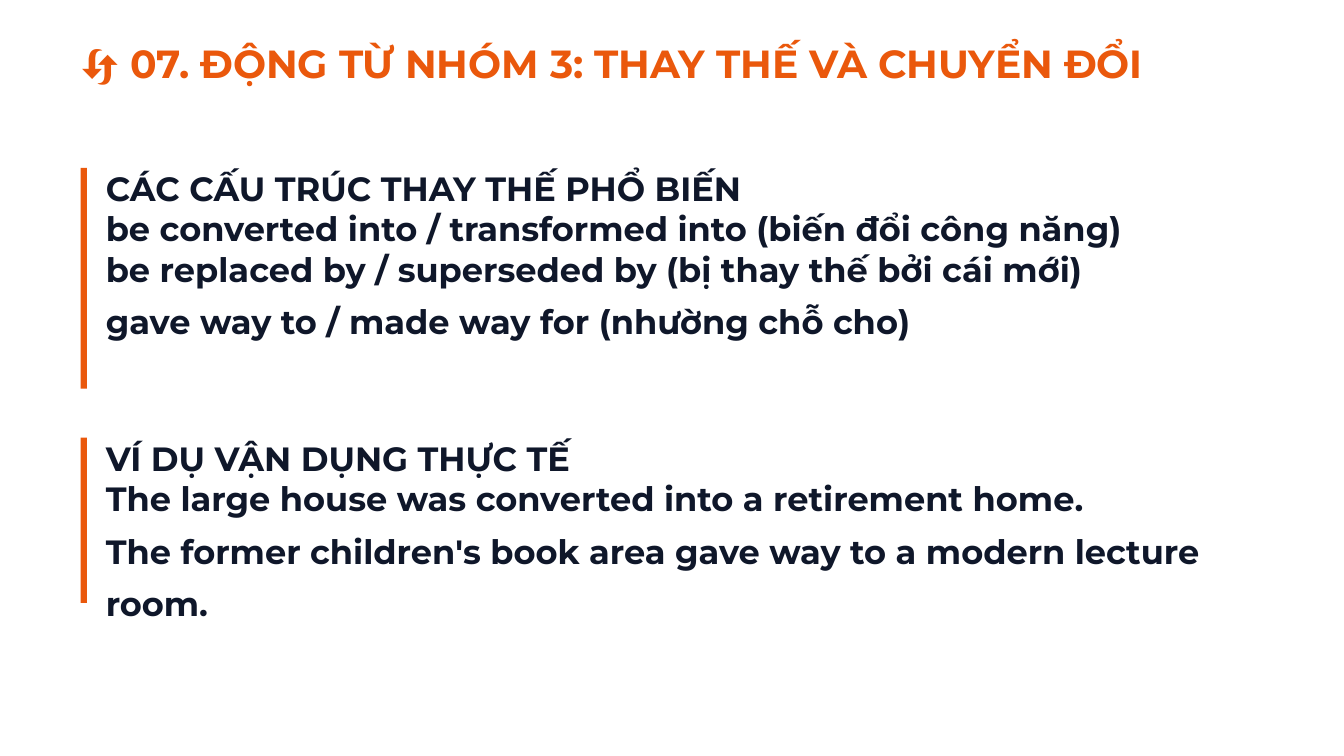
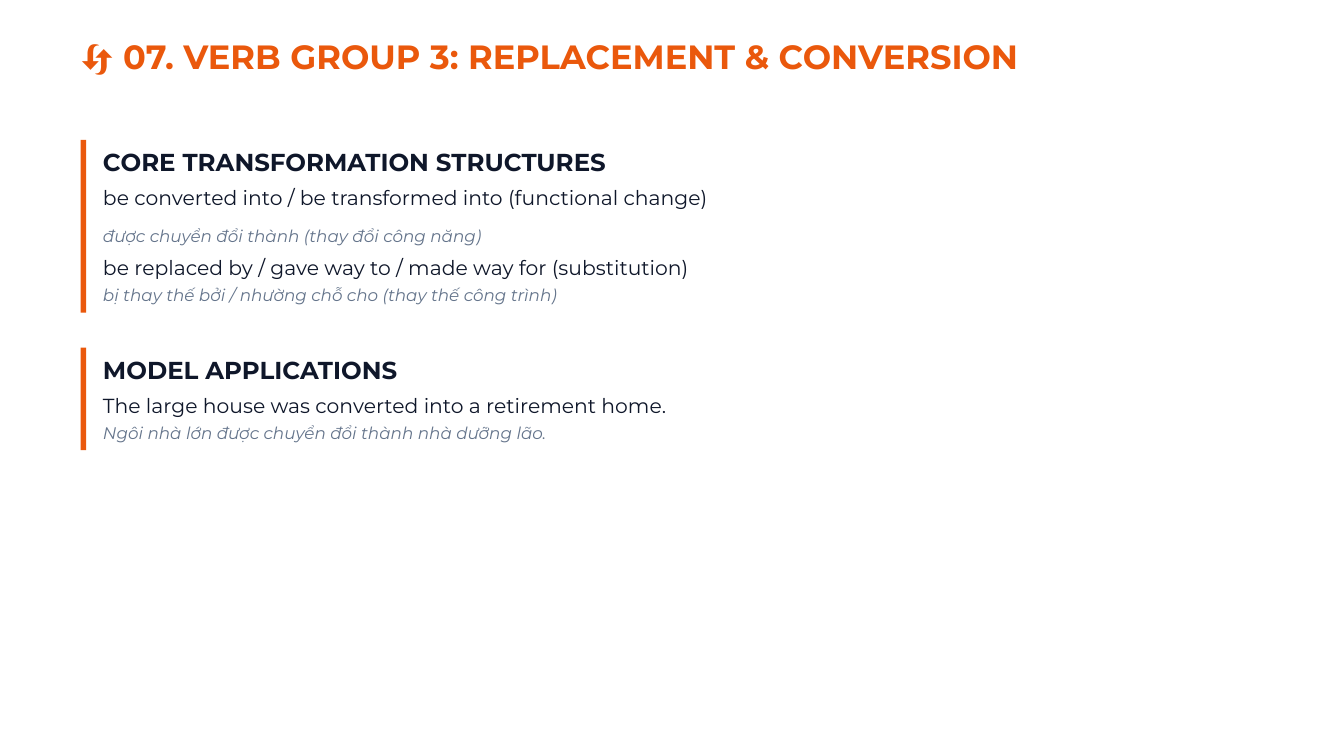
Before and after one commit to snowflake-vibing/KnowledgeLibrary, a slide deck: slide 26 of IELTS/07_YouTube_Studio/01_Slides_Writing_Task1_Map.pptx. Drawn at 1344x756 pixels with LibreOffice and Linux fonts; fonts in the diff are those of the drawing. Boxes give left, top, right and bottom in pixels: in the first picture for what was removed or moved away, otherwise in the second. Text is boxed around its words. In the diff, an @@ line names an element or a change of style, - is before the commit and + after.

```diff
--- a/IELTS/07_YouTube_Studio/01_Slides_Writing_Task1_Map.pptx
+++ b/IELTS/07_YouTube_Studio/01_Slides_Writing_Task1_Map.pptx
@@ text at <box>123,45,1018,70</box>: text changed; size 28 to 24 pt @@
-🔄 07. ĐỘNG TỪ NHÓM 3: THAY THẾ VÀ CHUYỂN ĐỔI
+🔄 07. VERB GROUP 3: REPLACEMENT & CONVERSION
@@ rectangle: place and size @@
-rectangle at <box>81,168,87,389</box>
+rectangle at <box>81,140,87,313</box>
@@ text at <box>103,153,708,305</box>: text changed; size 20 to 14.5 pt; bold off; italic off @@
-CÁC CẤU TRÚC THAY THẾ PHỔ BIẾN
-be converted into / transformed into (biến đổi công năng)
-be replaced by / superseded by (bị thay thế bởi cái mới)
-gave way to / made way for (nhường chỗ cho)
+CORE TRANSFORMATION STRUCTURES
+be converted into / be transformed into (functional change)
+được chuyển đổi thành (thay đổi công năng)
+be replaced by / gave way to / made way for (substitution)
+bị thay thế bởi / nhường chỗ cho (thay thế công trình)
@@ rectangle: place and size @@
-rectangle at <box>81,438,87,603</box>
+rectangle at <box>81,348,87,451</box>
@@ text at <box>103,361,666,443</box>: text changed; size 20 to 14.5 pt; bold off; italic off @@
-VÍ DỤ VẬN DỤNG THỰC TẾ
-The large house was converted into a retirement home.
-The former children's book area gave way to a modern lecture room.
+MODEL APPLICATIONS
+The large house was converted into a retirement home.
+Ngôi nhà lớn được chuyển đổi thành nhà dưỡng lão.
```
Also in this commit, not shown: 29 other slides changed, 11 slides added, 11 slides removed, 8 other files.
